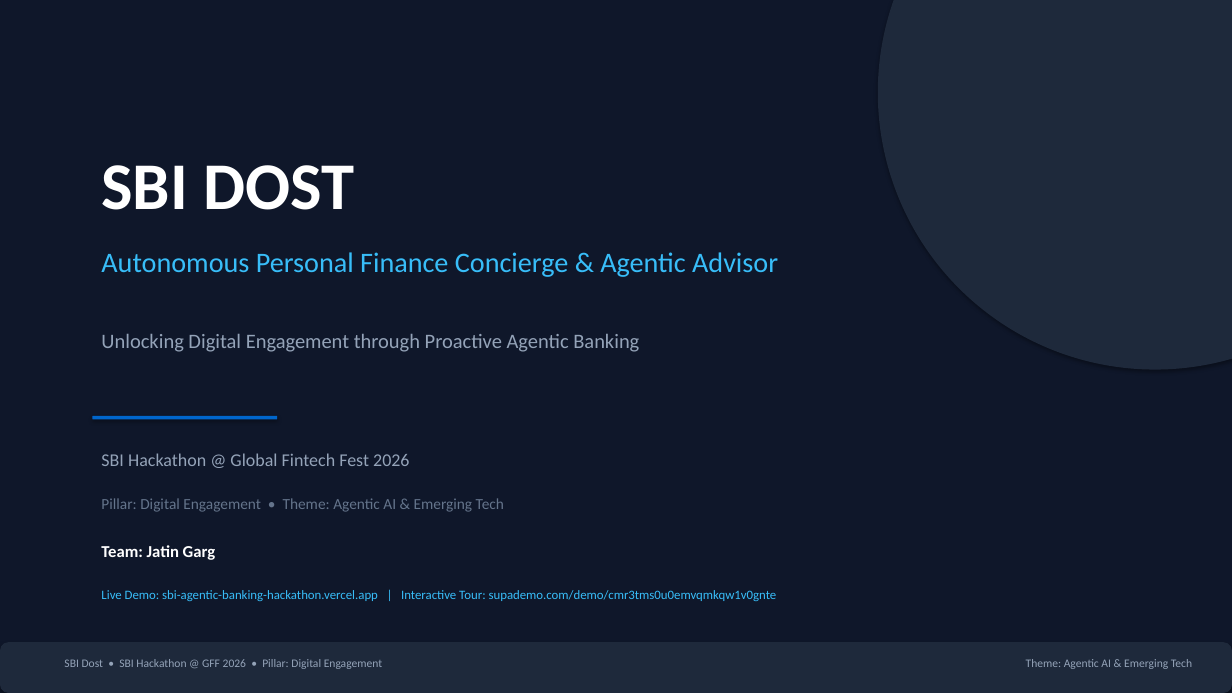
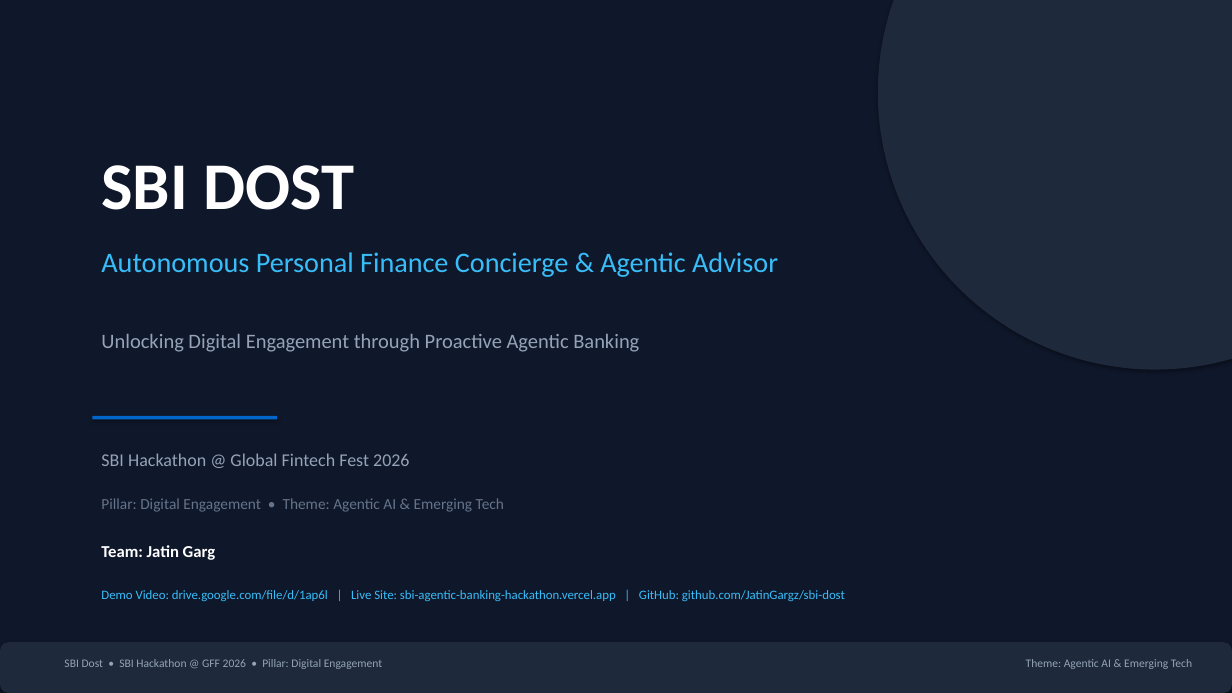
Before and after one commit to JatinGargz/sbi-dost, a slide deck: slide 1 of SBI_Dost_Idea_Deck.pptx. Drawn at 1232x693 pixels with LibreOffice and Linux fonts; fonts in the diff are those of the drawing. Boxes give left, top, right and bottom in pixels: in the first picture for what was removed or moved away, otherwise in the second. Text is boxed around its words. In the diff, an @@ line names an element or a change of style, - is before the commit and + after.

Commit message:
Add demo video Google Drive link to proposal, PPT slides 1/9/10, and README

```diff
--- a/SBI_Dost_Idea_Deck.pptx
+++ b/SBI_Dost_Idea_Deck.pptx
@@ text at [101,590,845,601]: text changed @@
-Live Demo: sbi-agentic-banking-hackathon.vercel.app | Interactive Tour: supademo.com/demo/cmr3tms0u0emvqmkqw1v0gnte
+Demo Video: drive.google.com/file/d/1ap6l | Live Site: sbi-agentic-banking-hackathon.vercel.app | GitHub: github.com/JatinGargz/sbi-dost
```
Also in this commit, not shown: 2 other slides changed, 2 other files.
